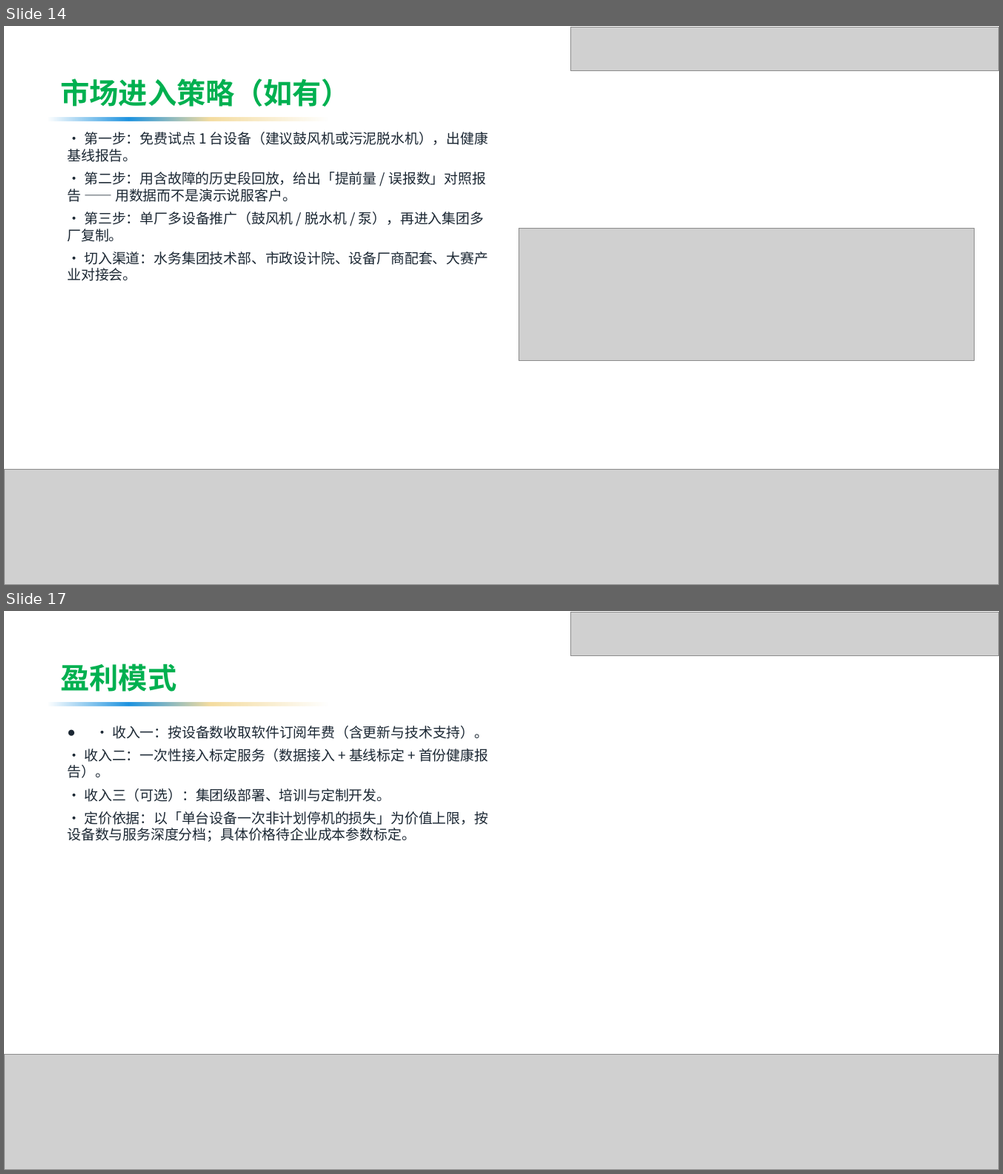
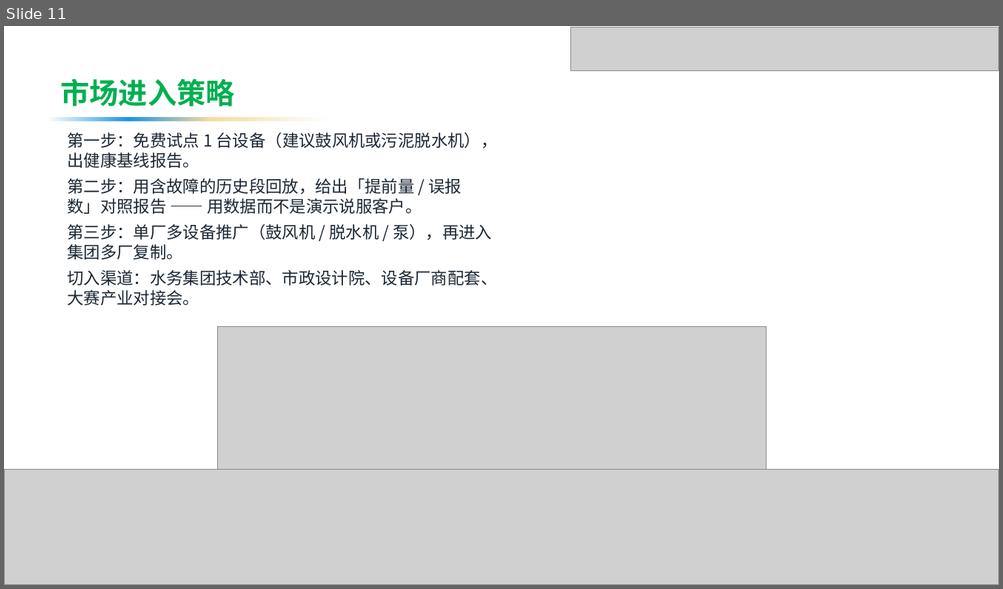
Before and after one commit to by739yang/BEWG_PdM, a slide deck: deliverables/ppt/澜脉_商业计划书.pptx. Shown one above the other, each under a label of ours: slides 14 and 17 before the commit, slide 11 after it; the slides between them are not shown. The pictures are 1003x1174 and 1003x589 pixels, drawn with LibreOffice and Linux fonts; fonts in the diff are those of the drawing; grey boxes stand for pictures; background and template pictures are left out. Boxes give left, top, right and bottom in pixels: in the first picture for what was removed or moved away, otherwise in the second. Text is boxed around its words. In the diff, an @@ line names an element or a change of style, - is before the commit and + after.

```diff
--- a/deliverables/ppt/澜脉_商业计划书.pptx
+++ b/deliverables/ppt/澜脉_商业计划书.pptx
@@ slide 17 removed at box(4, 611, 999, 1170), background picture (left out) @@
@@ picture removed at box(570, 612, 999, 655) @@
@@ text removed at box(61, 664, 177, 692) @@
-盈利模式
@@ rectangle removed at box(48, 702, 328, 706) @@
@@ text removed at box(67, 726, 488, 842) @@
-● · 收入一：按设备数收取软件订阅年费（含更新与技术支持）。
-· 收入二：一次性接入标定服务（数据接入 + 基线标定 + 首份健康报告）。
-· 收入三（可选）：集团级部署、培训与定制开发。
-· 定价依据：以「单台设备一次非计划停机的损失」为价值上限，按设备数与服务深度分档；具体价格待企业成本参数标定。
@@ picture removed at box(4, 1055, 999, 1170) @@
@@ what was slide 14 is now slide 11 @@
@@ slide 11 changed as well @@
@@ text at box(61, 79, 235, 107): text changed @@
-市场进入策略（如有）
+市场进入策略
@@ text at box(67, 133, 498, 306): text changed; size 13.5 to 16 pt @@
-· 第一步：免费试点 1 台设备（建议鼓风机或污泥脱水机），出健康基线报告。
-· 第二步：用含故障的历史段回放，给出「提前量 / 误报数」对照报告 —— 用数据而不是演示说服客户。
-· 第三步：单厂多设备推广（鼓风机 / 脱水机 / 泵），再进入集团多厂复制。
-· 切入渠道：水务集团技术部、市政设计院、设备厂商配套、大赛产业对接会。
+第一步：免费试点 1 台设备（建议鼓风机或污泥脱水机），出健康基线报告。
+第二步：用含故障的历史段回放，给出「提前量 / 误报数」对照报告 —— 用数据而不是演示说服客户。
+第三步：单厂多设备推广（鼓风机 / 脱水机 / 泵），再进入集团多厂复制。
+切入渠道：水务集团技术部、市政设计院、设备厂商配套、大赛产业对接会。
@@ picture: place and size @@
-picture at box(519, 228, 974, 360)
+picture at box(218, 326, 765, 470)
```
Also in this commit, not shown: 17 other slides changed, 1 slide added, 10 other slides removed, 21 other files.
